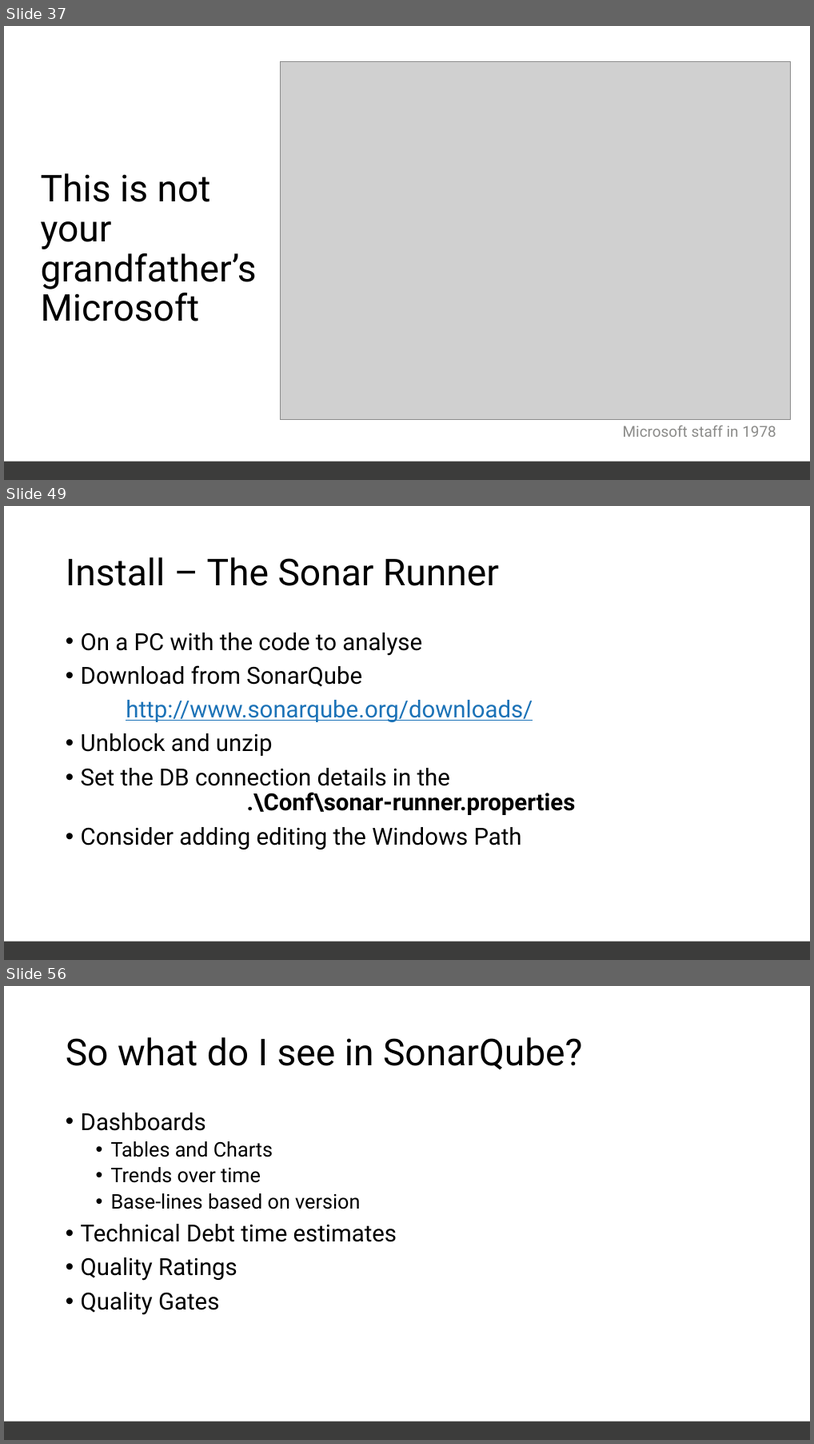
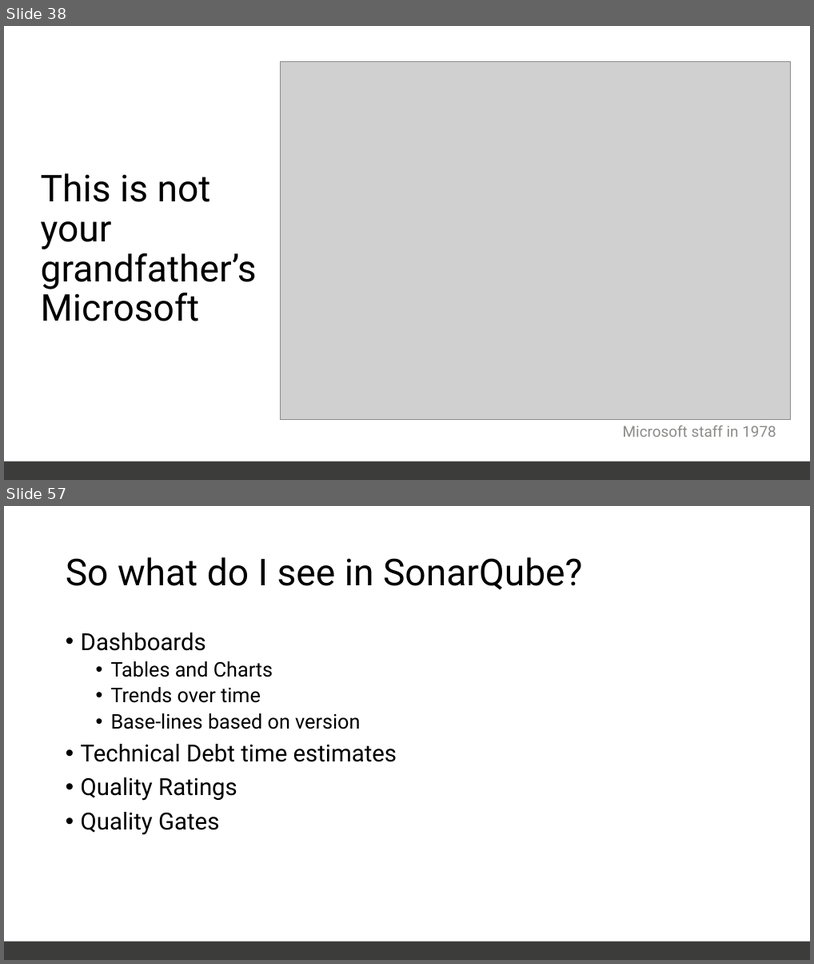
Before and after one commit to SannioEvolution/Material, a slide deck: 11 - Putting it all together, Technical Debt.pptx. Shown one above the other, each under a label of ours: slides 37, 49 and 56 before the commit, slides 38 and 57 after it; the slides between them are not shown. The pictures are 814x1444 and 814x964 pixels, drawn with LibreOffice and Linux fonts; fonts in the diff are those of the drawing; grey boxes stand for pictures. Boxes give left, top, right and bottom in pixels: in the first picture for what was removed or moved away, otherwise in the second. Text is boxed around its words. In the diff, an @@ line names an element or a change of style, - is before the commit and + after.

```diff
--- a/11 - Putting it all together, Technical Debt.pptx
+++ b/11 - Putting it all together, Technical Debt.pptx
@@ slide 49 removed at <box>4,506,810,960</box>, background #FFFFFF; not listed: 1 template element that a slide beside it also shows @@
@@ title removed at <box>66,557,499,586</box> @@
-Install – The Sonar Runner
@@ text removed at <box>81,632,576,849</box> @@
-• On a PC with the code to analyse
-• Download from SonarQube
-http://www.sonarqube.org/downloads/
-• Unblock and unzip
-• Set the DB connection details in the
-  .\Conf\sonar-runner.properties
-• Consider adding editing the Windows Path
@@ what was slide 37 is now slide 38 @@
@@ what was slide 56 is now slide 57 @@
```
Also in this commit, not shown: 1 slide changed, 22 slides added, 16 other slides removed, 23 other files.
